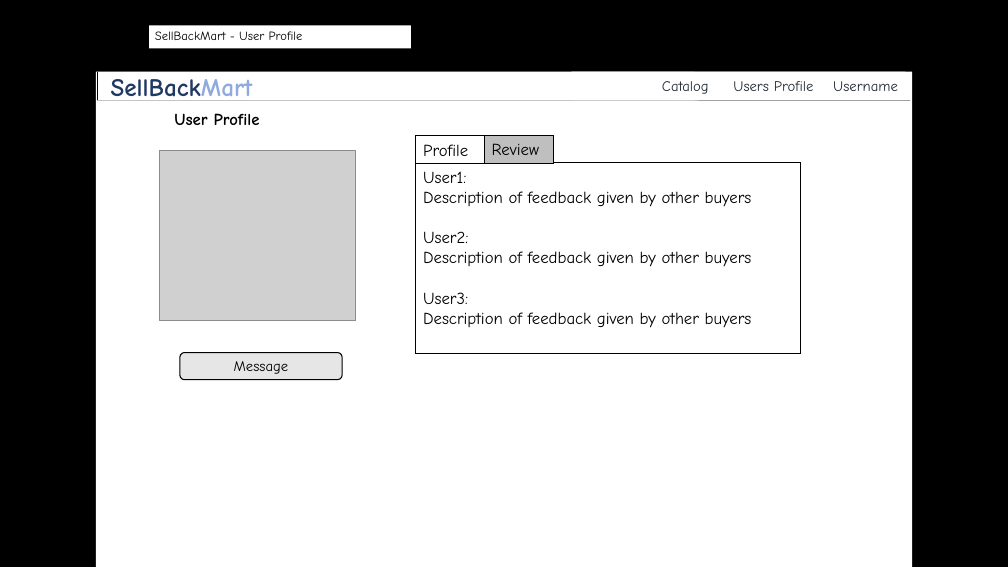
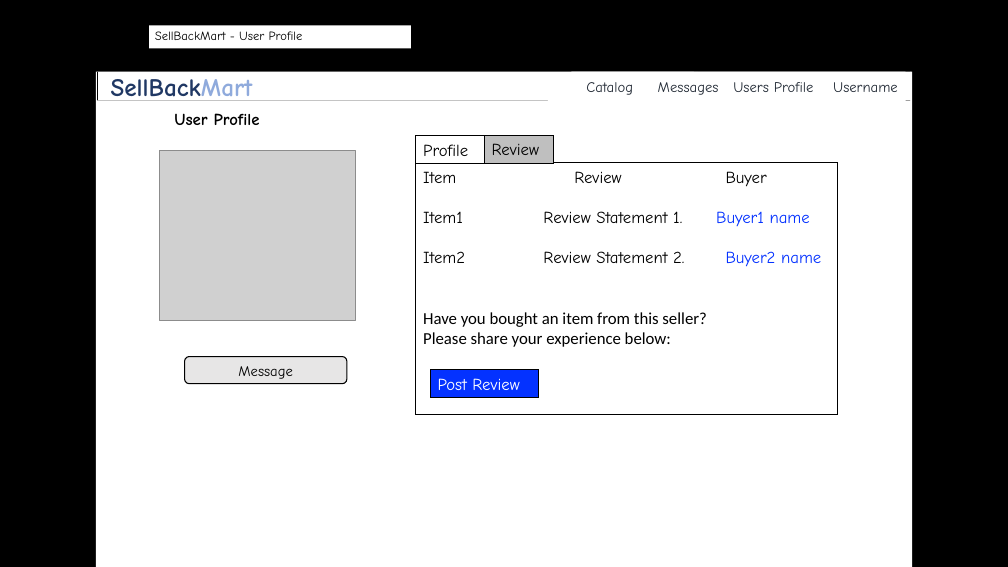
Before and after one commit to byllynho/SellBackMart, a slide deck: slide 18 of docs/wireframes/wireframes_3.0.pptx. Drawn at 1008x567 pixels with LibreOffice and Linux fonts; fonts in the diff are those of the drawing; grey boxes stand for pictures; background and template pictures are left out. Boxes give left, top, right and bottom in pixels: in the first picture for what was removed or moved away, otherwise in the second. Text is boxed around its words. In the diff, an @@ line names an element or a change of style, - is before the commit and + after.

```diff
--- a/docs/wireframes/wireframes_3.0.pptx
+++ b/docs/wireframes/wireframes_3.0.pptx
@@ rectangle added at bbox=[548, 73, 907, 101], fill #FFFFFF, 14 pt, text #222A35 @@
+Catalog Messages Users Profile Username
@@ rectangle "Item Review Buyer": place and size @@
-rectangle "Item Review Buyer" at bbox=[416, 163, 801, 353]
+rectangle "Item Review Buyer" at bbox=[416, 163, 838, 414]
@@ text in rectangle at bbox=[423, 171, 821, 347]: text changed @@
-User1:
-Description of feedback given by other buyers
-User2:
-Description of feedback given by other buyers
-User3:
-Description of feedback given by other buyers
+Item Review Buyer
+Item1 Review Statement 1. Buyer1 name
+Item2 Review Statement 2. Buyer2 name
+Have you bought an item from this seller?
+Please share your experience below:
@@ rounded rectangle "Message": place and size @@
-rounded rectangle "Message" at bbox=[180, 352, 343, 380]
+rounded rectangle "Message" at bbox=[185, 357, 347, 384]
@@ rectangle added at bbox=[430, 370, 538, 398], fill #0432FF, outline #000000 0.75 pt, 16 pt, text #FFFFFF @@
+Post Review
```
Also in this commit, not shown: 11 other slides changed, 4 slides added, 53 other files.
